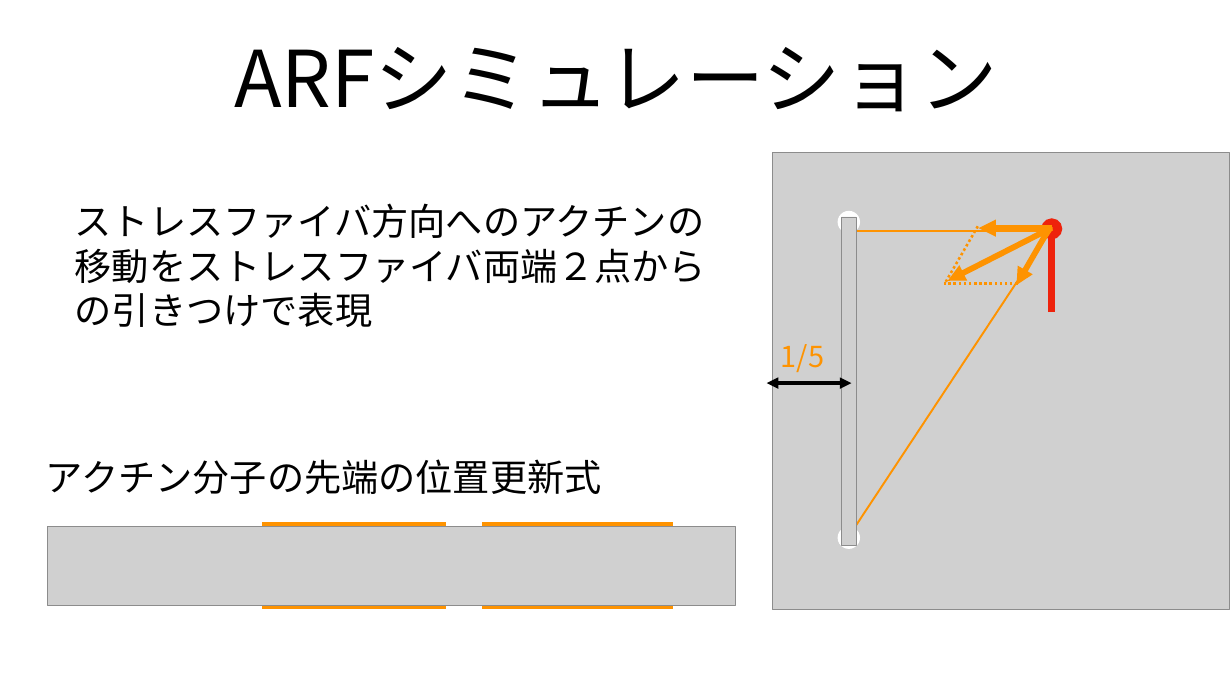
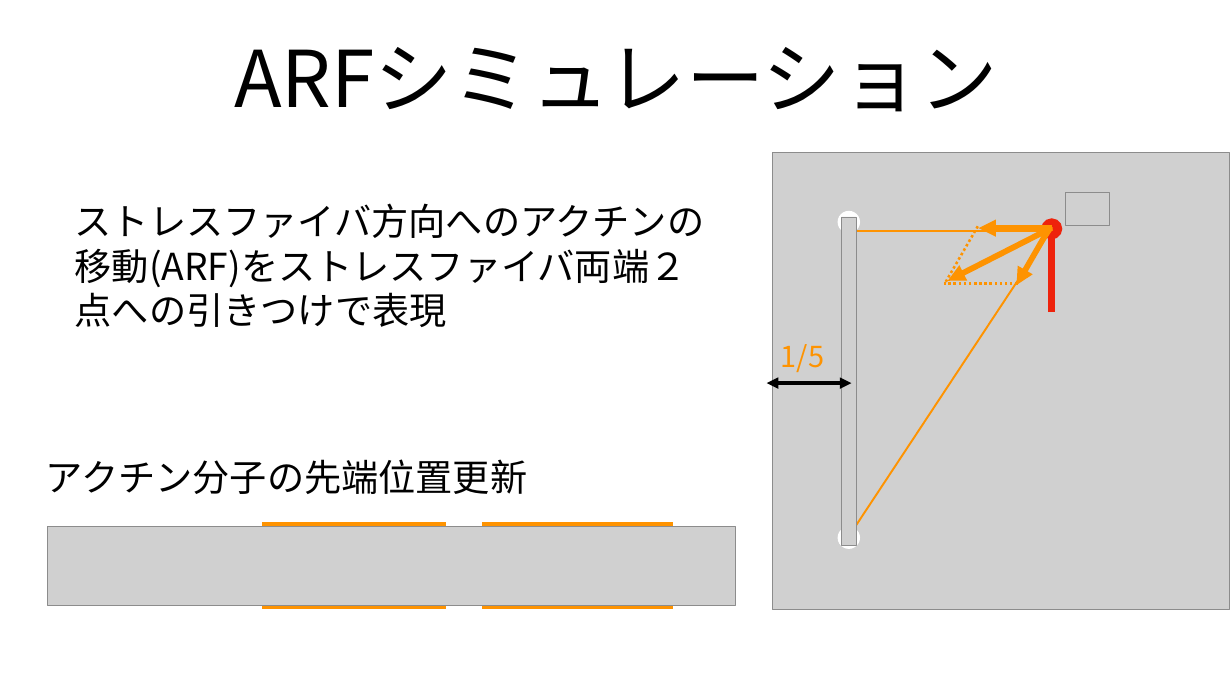
Before and after one commit to tokumaga81/ackera, a slide deck: slide 18 of tokunaga_mp.pptx. Drawn at 1232x693 pixels with LibreOffice and Linux fonts; fonts in the diff are those of the drawing; grey boxes stand for pictures. Boxes give left, top, right and bottom in pixels: in the first picture for what was removed or moved away, otherwise in the second. Text is boxed around its words. In the diff, an @@ line names an element or a change of style, - is before the commit and + after.

```diff
--- a/tokunaga_mp.pptx
+++ b/tokunaga_mp.pptx
@@ text at bbox=[75, 203, 704, 287]: text changed @@
-ストレスファイバ方向へのアクチンの移動をストレスファイバ両端２点からの引きつけで表現
+ストレスファイバ方向へのアクチンの移動(ARF)をストレスファイバ両端２点への引きつけで表現
@@ picture added at bbox=[1065, 192, 1109, 225] @@
@@ text at bbox=[46, 459, 527, 494]: text changed @@
-アクチン分子の先端の位置更新式
+アクチン分子の先端位置更新
```
Also in this commit, not shown: 18 other slides changed, 2 other files.
